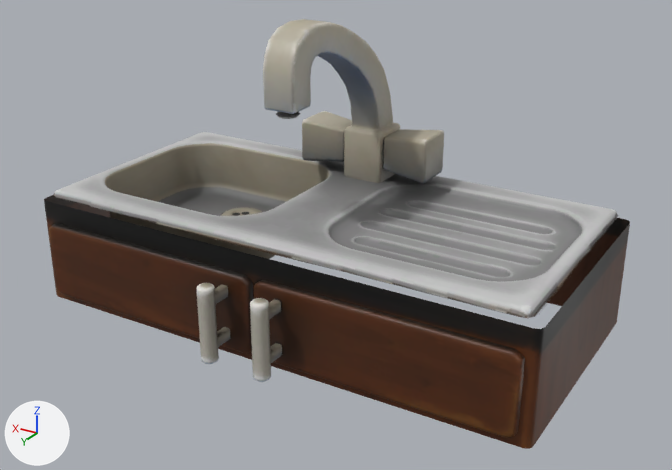
Before and after pictures for a commit that changed the FBX model Project/ContentsResources/Mesh/Object/StaticObject/Sink/m_sk_sink_01.fbx.
One viewpoint serves both versions: a 50 mm lens placed at (-0.0197, 0.0322, 0.0197), pointed at (-0.0011, 0.0012, 0.0043). Lighting does not change. The marker at lower left points along +X, +Y and +Z. Where no turn or scale is listed for an object, it has been applied to the vertices.

The first picture shows 'm_sk_sink_01_0'.
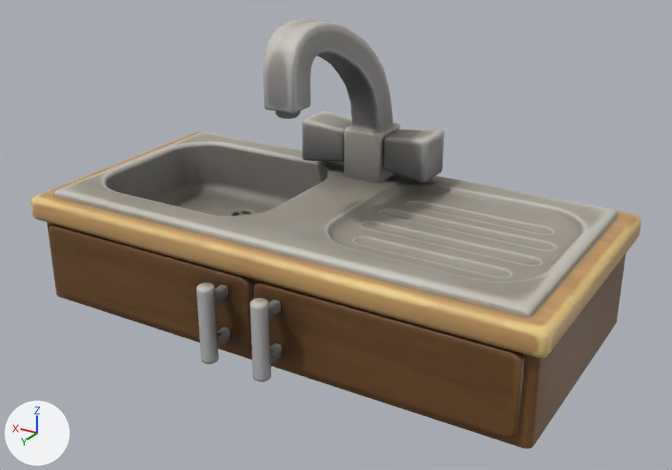
What changed in the scene script:
```text
Add img_t_sk_sink_01_d_png:
    img_t_sk_sink_01_d_png = load_image('t_sk_sink_01_d.png', 't_sk_sink_01_d.png', 512, 512, 'sRGB')
Add mat_material_001:
    mat_material_001 = principled_material('Material.001')
    mat_material_001.texture = img_t_sk_sink_01_d_png  # with its transparency
Change me_mesh_003:
    where me_mesh_003.from_pydata(...)  # 1570 vertices, 2992 faces; spans x -0.012..0.012, y -0.006..0.0074, z 0.0..0.0131
    remove me_mesh_003.materials.append(mat_material_005)  # picture img_t_sk_sink_03_d_1_png
    add me_mesh_003.materials.append(mat_material_001)  # picture img_t_sk_sink_01_d_png
```

Where the change shows, as pixel boxes [x1, y1, x2, y2] in the pictures (672 x 470 px):
'm_sk_sink_01_0', recoloured: [31, 19, 641, 449] in both
